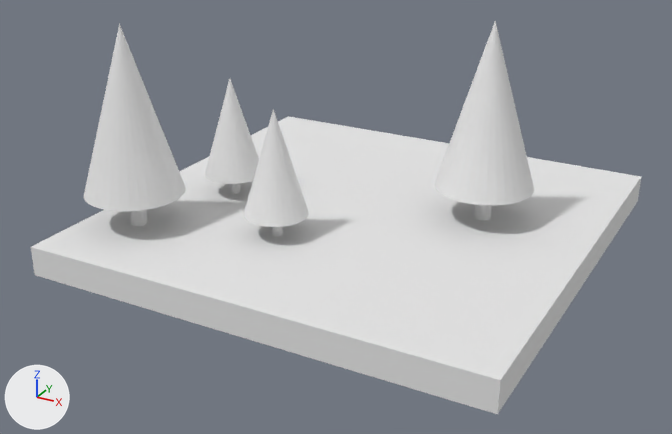
The OBJ model src/models/floor.obj as it was, and as the next commit left it.
Both versions are drawn from a 50 mm lens placed at (4.87, -9.55, 4.76), pointed at (-0.09, -0.53, 0.25). Arrows for +X, +Y and +Z are at lower left; the lights stay in place. Where no turn or scale is listed for an object, it has been applied to the vertices.

The scene before the commit, as lines of its bpy script (objects in view):
```python
me_cylinder_001 = bpy.data.meshes.new('Cylinder.001')
me_cylinder_001.from_pydata(...)  # 400 vertices, 278 faces; spans x -2.81..2.81, y -2.81..2.81, z -0.18..2.59
me_cylinder_001.materials.append(mat_material)  # white #e7e7e7
ob_cylinder_001 = bpy.data.objects.new('Cylinder.001', me_cylinder_001)
ob_cylinder_001.location = (0.0, 0.0, 0.0)
```
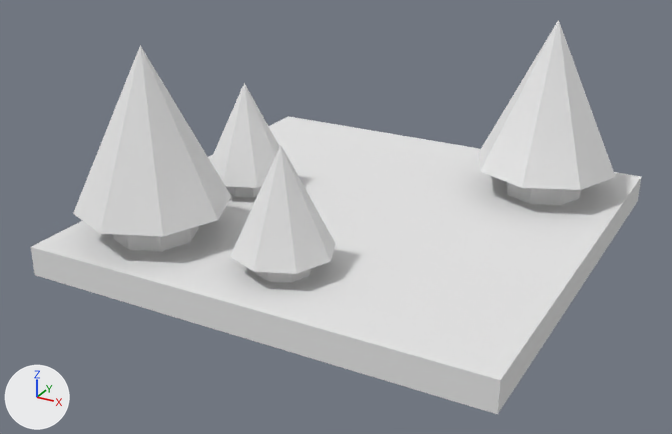
Location of each change, [x1, y1, x2, y2] in pixels of the pictures (672 x 434 px):
'Cylinder.001', reshaped: before [31, 21, 641, 414]; after [31, 20, 641, 414]
part 1 of me_cylinder_001, rebuilt: before [205, 79, 259, 184]; after [210, 83, 280, 197]
part 2 of me_cylinder_001, rebuilt (54% wider, 10% taller): before [84, 23, 186, 211]; after [73, 45, 231, 252]
part 3 of me_cylinder_001, added: after [478, 20, 615, 205]
part 4 of me_cylinder_001, added: after [230, 145, 335, 283]
part 5 of me_cylinder_001, deleted: before [130, 21, 534, 236]

What the commit changed:
Material 'Material.002' (mat_material_002) is new.
Its base color is (0.8, 0.8, 0.8) (white #e7e7e7).
Its roughness is 1.0.
Material 'Material.001' (mat_material_001) is new.
Its base color is (0.8, 0.8, 0.8) (white #e7e7e7).
Its roughness is 1.0.
me_cylinder_001 is used by ob_cylinder_001; location (0.0, 0.0, 0.0).
me_cylinder_001 had 400 vertices, 278 faces and spanned x -2.81..2.81, y -2.81..2.81, z -0.18..2.59.
me_cylinder_001 now has 112 vertices, 110 faces and spans x -2.81..2.81, y -2.81..2.81, z -0.18..2.42.
me_cylinder_001 part 1: the loose piece of 33 vertices spanning x -2.08..-1.33, y -0.69..0.07, z 0.44..1.71 is rebuilt with 25 vertices and now spans x -2.2..-1.04, y -0.71..0.45, z 0.18..1.61.
me_cylinder_001 part 2: the loose piece of 33 vertices spanning x -2.76..-1.57, y -2.29..-1.1, z 0.59..2.59 is rebuilt with 25 vertices and now spans x -2.68..-0.86, y -2.75..-0.94, z 0.18..2.42.
me_cylinder_001 part 3: a new loose piece of 25 vertices spanning x 0.88..2.7, y 0.74..2.55, z 0.18..2.42, in mat_material (white #e7e7e7).
me_cylinder_001 part 4: a new loose piece of 25 vertices spanning x -0.55..0.61, y -2.49..-1.33, z 0.18..1.62, in mat_material_002 (white #e7e7e7).
me_cylinder_001 part 5: 6 loose pieces with 322 vertices, spanning x -2.26..2.0, y -1.78..1.05, z 0.18..2.59, are deleted.
me_cylinder_001 now uses material mat_material_001 (white #e7e7e7).
me_cylinder_001 now uses material mat_material_002 (white #e7e7e7).
